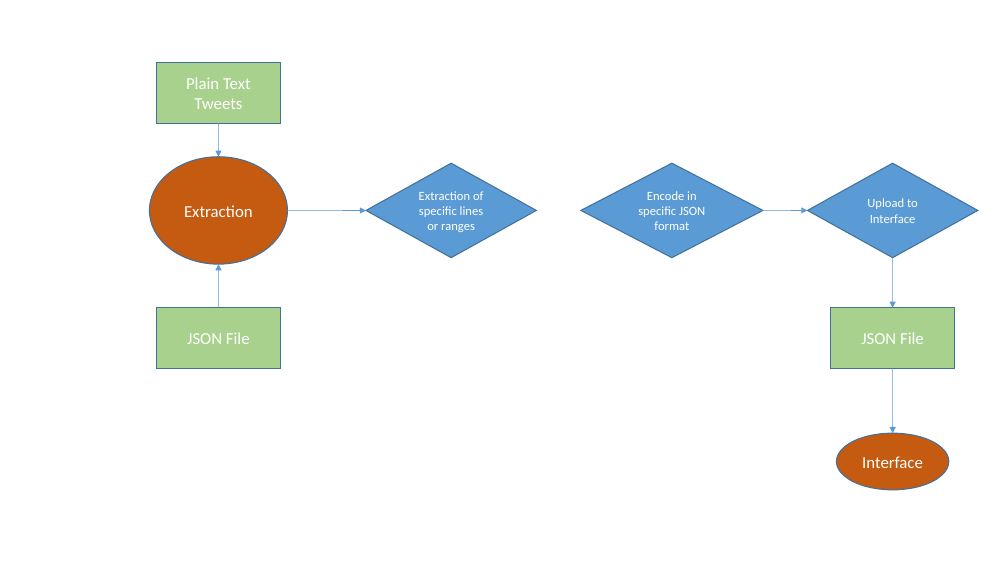
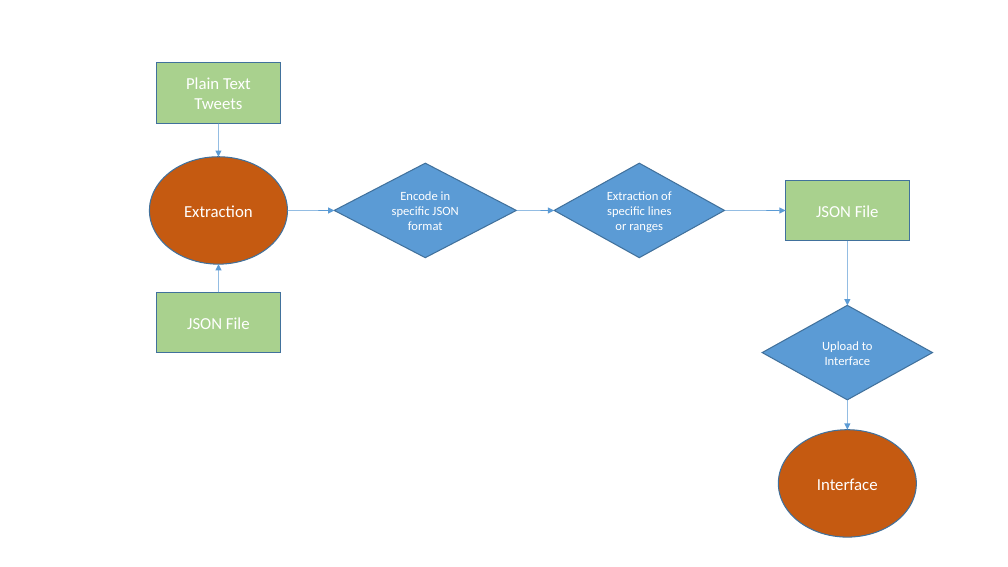
Before and after one commit to alexburley/Fixing-Twitter, a slide deck: slide 2 of Diagrams/Program Structure.odp. Drawn at 1008x567 pixels with LibreOffice and Linux fonts; fonts in the diff are those of the drawing. Boxes give left, top, right and bottom in pixels: in the first picture for what was removed or moved away, otherwise in the second. Text is boxed around its words. In the diff, an @@ line names an element or a change of style, - is before the commit and + after.

```diff
--- a/Diagrams/Program Structure.odp
+++ b/Diagrams/Program Structure.odp
@@ freeform shape "Encode in specific JSON format": place and size @@
-freeform shape "Encode in specific JSON format" at bbox=[581, 163, 763, 258]
+freeform shape "Encode in specific JSON format" at bbox=[334, 163, 516, 258]
@@ freeform shape "Extraction of specific lines or ...": place and size @@
-freeform shape "Extraction of specific lines or ..." at bbox=[366, 163, 536, 258]
+freeform shape "Extraction of specific lines or ..." at bbox=[554, 163, 724, 258]
@@ freeform shape "JSON File": place and size @@
-freeform shape "JSON File" at bbox=[831, 308, 955, 368]
+freeform shape "JSON File" at bbox=[786, 180, 910, 240]
@@ arrow moved from (287, 210) - (366, 210) to (287, 210) - (334, 210) @@
@@ arrow added from (516, 210) to (554, 210), #5B9BD5 0.51 pt @@
@@ arrow moved from (758, 210) - (808, 210) to (724, 210) - (786, 210) @@
@@ arrow moved from (219, 308) - (219, 264) to (219, 293) - (219, 264) @@
@@ arrow moved from (893, 258) - (893, 308) to (848, 241) - (848, 306) @@
@@ freeform shape "JSON File": place and size @@
-freeform shape "JSON File" at bbox=[157, 308, 281, 368]
+freeform shape "JSON File" at bbox=[157, 293, 281, 353]
@@ freeform shape "Upload to Interface": place and size @@
-freeform shape "Upload to Interface" at bbox=[808, 163, 978, 258]
+freeform shape "Upload to Interface" at bbox=[762, 306, 932, 400]
@@ arrow moved from (893, 369) - (893, 433) to (848, 400) - (848, 430) @@
@@ freeform shape "Interface": place and size @@
-freeform shape "Interface" at bbox=[836, 433, 949, 490]
+freeform shape "Interface" at bbox=[779, 430, 917, 537]
```
Also in this commit, not shown: 1 slide added, 6 other files.
